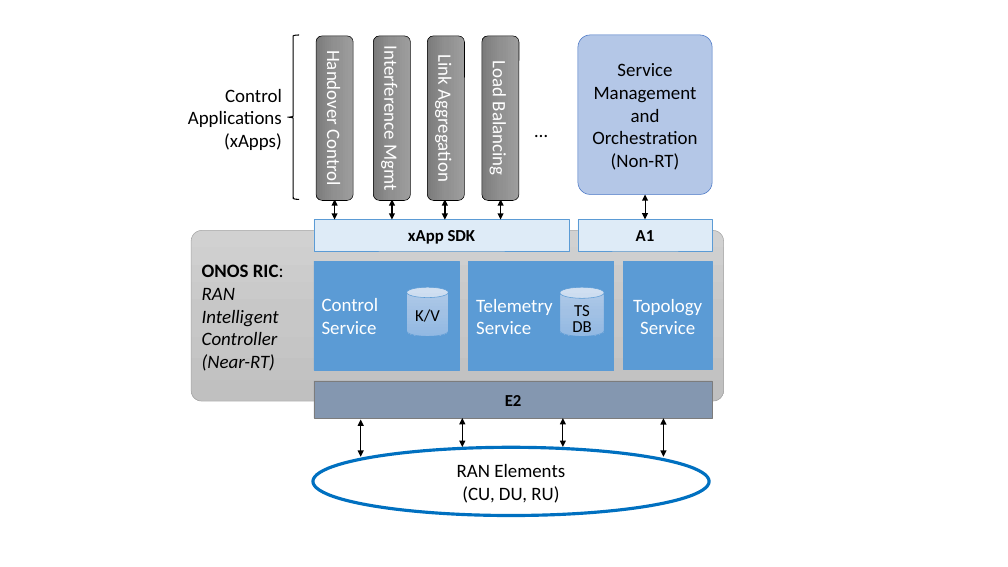
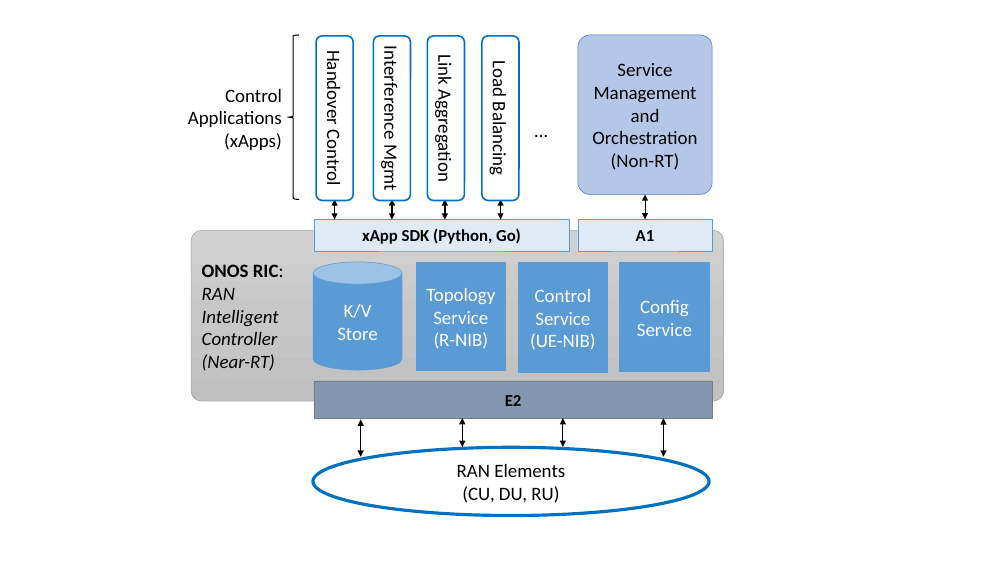
Before and after one commit to SystemsApproach/private5g, a slide deck: slide 6 of figures/sdn/figures.pptx. Drawn at 1008x567 pixels with LibreOffice and Linux fonts; fonts in the diff are those of the drawing. Boxes give left, top, right and bottom in pixels: in the first picture for what was removed or moved away, otherwise in the second. Text is boxed around its words. In the diff, an @@ line names an element or a change of style, - is before the commit and + after.

```diff
--- a/figures/sdn/figures.pptx
+++ b/figures/sdn/figures.pptx
@@ text colour #FFFFFF to #000000; fill gradient #9D9D9D to #909090 to #7C7C7C to #FFFFFF; outline #000000 0.5 pt to #0070C0 1.5 pt in 4 elements at (316, 36, 354, 201), (428, 36, 465, 201), (373, 36, 410, 201), (482, 36, 519, 201) @@
@@ text in rectangle at (362, 228, 521, 244): text changed @@
-xApp SDK
+xApp SDK (Python, Go)
@@ cylinder "K/V": place and size @@
-cylinder "K/V" at (407, 287, 448, 337)
+cylinder "K/V" at (313, 262, 402, 370)
@@ cylinder "K/V" at (313, 262, 402, 370): fill gradient #B1CBE9 to #A3C1E5 to #93B9E4 to #5B9BD5 @@
@@ rectangle "Topology": place and size @@
-rectangle "Topology" at (624, 262, 712, 370)
+rectangle "Topology" at (417, 262, 505, 371)
@@ rectangle "Control": place and size @@
-rectangle "Control" at (469, 261, 614, 371)
+rectangle "Control" at (519, 262, 607, 372)
@@ rectangle "Config": place and size @@
-rectangle "Config" at (314, 261, 459, 370)
+rectangle "Config" at (620, 262, 709, 371)
@@ text in rectangle at (535, 289, 592, 302): text changed @@
-Telemetry
+Control
@@ cylinder removed at (560, 287, 605, 337) @@
-TS
-DB
@@ text in cylinder at (337, 328, 378, 340): paragraph added @@
+Store
@@ text in cylinder at (344, 304, 372, 318): size 16 to 18 pt, text colour #000000 to #FFFFFF in "K/V" @@
@@ text in rectangle at (535, 312, 590, 325): alignment left to centre @@
@@ text in rectangle at (637, 323, 692, 336): alignment left to centre @@
@@ text in rectangle at (640, 300, 689, 316): text changed @@
-Control
+Config
@@ text in rectangle at (434, 332, 489, 349): paragraph added @@
+(R-NIB)
@@ text in rectangle at (530, 333, 596, 350): paragraph added @@
+(UE-NIB)
```
Also in this commit, not shown: 8 other slides changed, 10 other files.
